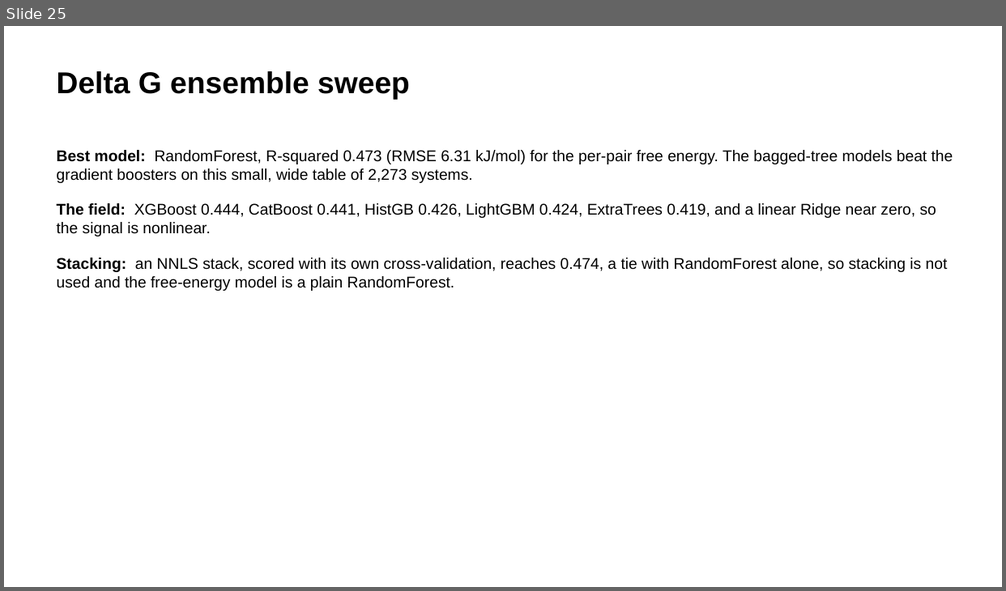
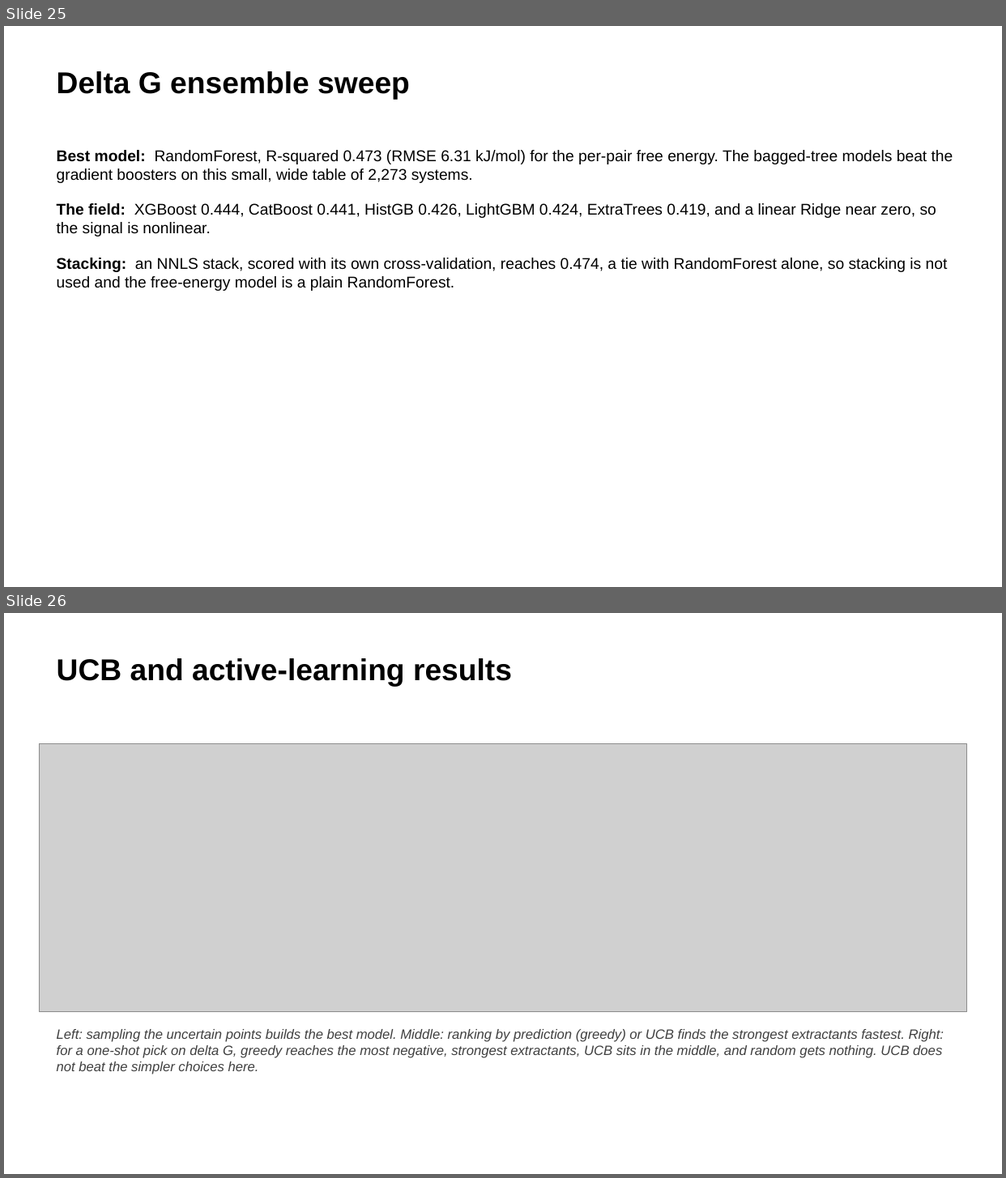
Before and after one commit to SkyEpstein/Machine-learning-to-separate-f-elements-2, a slide deck: docs/REE_Results_Slides_Final.pptx. Shown one above the other, each under a label of ours: slide 25 before the commit, slides 25 and 26 after it. The pictures are 1006x591 and 1006x1178 pixels, drawn with LibreOffice and Linux fonts; fonts in the diff are those of the drawing; grey boxes stand for pictures. Boxes give left, top, right and bottom in pixels: in the first picture for what was removed or moved away, otherwise in the second. Text is boxed around its words. In the diff, an @@ line names an element or a change of style, - is before the commit and + after.

```diff
--- a/docs/REE_Results_Slides_Final.pptx
+++ b/docs/REE_Results_Slides_Final.pptx
@@ slide 26 added at [4,613,1002,1174], background #FFFFFF @@
@@ text added at [57,658,512,687], 29 pt, text #000000, bold @@
+UCB and active-learning results
@@ picture added at [39,744,967,1012] @@
@@ text added at [57,1029,944,1075], 13 pt, text #404040, italic @@
+Left: sampling the uncertain points builds the best model. Middle: ranking by prediction (greedy) or UCB finds the strongest extractants fastest. Right: for a one-shot pick on delta G, greedy reaches the most negative, strongest extractants, UCB sits in the middle, and random gets nothing. UCB does not beat the simpler choices here.
```
Also in this commit, not shown: 3 other files.
